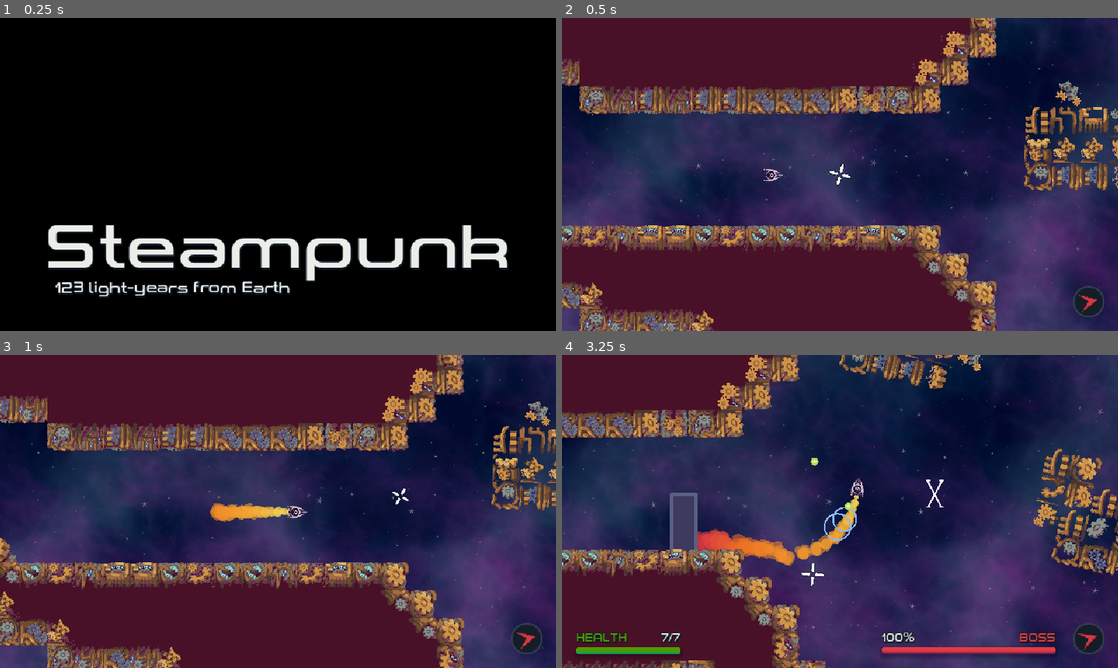
Above: before the commit, frames 1-4 (two rows, left to right).
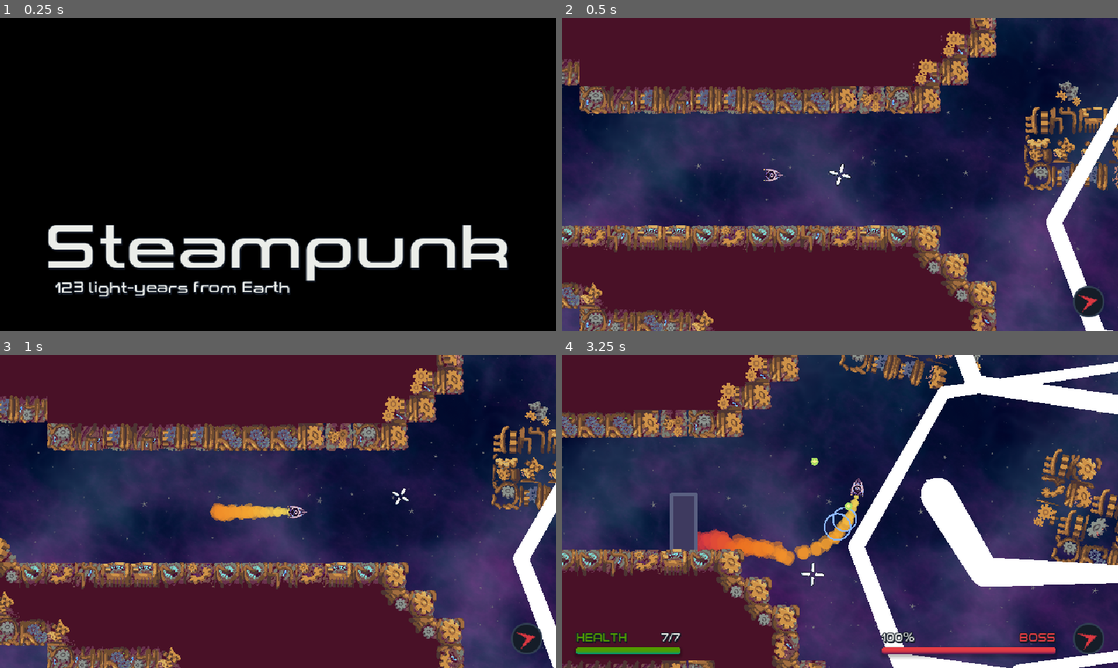
Above: after the commit, the same moments.

Repository: Yoshiip/boss-rush-jam-2024
Game: Godot game, scene res://levels/fights/steampunk/steampunk_fight.tscn
Two runs of this game, one before a commit and one after it. Both use one fixed random seed, a clock stepped at 60 frames per second and the inputs below. This scene is started directly instead of the project's main scene. The engine's default icon, where the game draws it, is replaced by a stand-in: a white triangle on a blue panel in a dark square.
Inputs (mouse positions are in pixels of both pictures, inside the frame that each line leads up to):
- Up to frame 1 (0.25 s): no input
- Up to frame 2 (0.5 s): no input
- Up to frame 3 (1 s): tap Enter at 0.5 s; move the mouse to (400, 495) at 0.52 s; hold D (move_right) from 0.53 s (still down); tap Shift (dash) at 0.6 s
- Up to frame 4 (3.25 s): move the mouse to (728, 527) at 1.27 s; release D (move_right) at 1.28 s; hold S (move_down) 1.28-2.03 s; click (728, 527) at 1.35 s; move the mouse to (895, 442) at 2.02 s; hold D (move_right) 2.03-2.78 s; tap Space (weapon_toggle) at 2.1 s; move the mouse to (812, 574) at 2.77 s; hold W (move_up) from 2.78 s (still down); tap Shift (dash) at 2.85 s

Frame 1 is identical in both runs. In frame 2, 1.9% of the frame differs, in the area x 87-100%, y 25-100%; in frame 3, 1.5%; in frame 4, 9.8%, in the area x 51-100%, y 0-100%.

Commit message:
compressed audio files

Diff:
--- a/entities/Damaging Parts/spike_ball.gd
+++ b/entities/Damaging Parts/spike_ball.gd
@@ -11,7 +11,7 @@
 	$Sprite.scale = $Sprite.scale.lerp(Vector2.ONE, delta * 2.0)
 
 
-func take_damage(_amount: float) -> void:
+func take_damage(_amount: int) -> void:
 	pass
 
 func _on_body_entered(body: Node2D) -> void:
--- a/entities/area_enemy.gd
+++ b/entities/area_enemy.gd
@@ -17,7 +17,7 @@
 
 func _dead() -> void:
 	$Sprite.texture = dead_texture
-	$Death.play()
+	$Death.call_deferred("play")
 	var tween := get_tree().create_tween().bind_node(self)
 	tween.tween_property($Sprite.material, "shader_parameter/modulate", Color.DIM_GRAY, 0.5)
 	camera.add_trauma(10)
@@ -26,7 +26,7 @@
 	$CollisionShape.queue_free()
 	reparent(get_tree().current_scene)
 
-func take_damage(amount: float) -> void:
+func take_damage(amount: int) -> void:
 	health -= amount
 	camera.add_trauma(2)
 
--- a/entities/character_body_enemy.gd
+++ b/entities/character_body_enemy.gd
@@ -15,7 +15,7 @@
 
 @export var dead_texture: CompressedTexture2D
 
-func take_damage(amount: float) -> void:
+func take_damage(amount: int) -> void:
 	health -= amount
 	camera.add_trauma(2)
 
--- a/entities/core/core.gd
+++ b/entities/core/core.gd
@@ -43,7 +43,7 @@
 		call_deferred("add_sibling", bullet)
 
 
-func take_damage(amount: float) -> void:
+func take_damage(amount: int) -> void:
 	health -= amount
 	_shoot_circle(1 + randi() % 6)
 	if  phase < stats.phases.size() && health <= stats.phases[phase] * max_health:
--- a/entities/digit/digit.gd
+++ b/entities/digit/digit.gd
@@ -63,7 +63,7 @@
 var on := false
 var broken := false
 
-func take_damage(_amount: float) -> void:
+func take_damage(_amount: int) -> void:
 	if on or broken: return
 	$Sprites.scale = Vector2.ONE * 1.5
 	if not broken:
--- a/entities/digit/digit.tscn
+++ b/entities/digit/digit.tscn
@@ -8,6 +8,11 @@
 
 [sub_resource type="RectangleShape2D" id="RectangleShape2D_2l5v3"]
 size = Vector2(64, 64)
+
+[sub_resource type="Curve" id="Curve_aj8fj"]
+_data = [Vector2(0, 1), 0.0, 0.0, 0, 0, Vector2(0.2, 0.2), 0.0, 0.0, 0, 0, Vector2(0.8, 0.6), 0.0, 0.0, 0, 0, Vector2(1, 1), 0.0, 0.0, 0, 0]
+point_count = 4
+metadata/_snap_enabled = true
 
 [node name="Digit" type="Area2D" groups=["Enemy"]]
 collision_layer = 5
@@ -37,4 +42,12 @@
 stream = ExtResource("5_6uxjg")
 bus = &"Effects"
 
+[node name="ConnectLine" type="Line2D" parent="."]
+points = PackedVector2Array(-1, 2, 107, 180, 708, 189, 833, -132, 442, -296, 13, -233, -189, 121, -87, 387, 411, 459, 1005, 445, 1451, 137)
+width = 80.0
+width_curve = SubResource("Curve_aj8fj")
+joint_mode = 2
+begin_cap_mode = 2
+end_cap_mode = 2
+
 [connection signal="area_entered" from="." to="." method="_on_area_entered"]
--- a/ui/dialogue/game_dialogues.gd
+++ b/ui/dialogue/game_dialogues.gd
@@ -15,7 +15,6 @@
 static var INTRO_DIALOGUE: Array[String] = [
 	"Sigh... I shouldn’t have gambled after drinking last night, I lost everything...",
 	"How am I supposed to pay 923 701 in a week?",
-	"i:2",
 	"o:Ring ring..",
 	"Who is this? How did you access my communications system?",
 	"o: Congratulations, Mr. Vander. You’ve been selected for an exclusive employment opportunity with CosmiCapital Corporation. You start today.",
--- a/ui/upgrades/upgrades.gd
+++ b/ui/upgrades/upgrades.gd
@@ -26,7 +26,7 @@
 func _upgrade_mouse_entered(upgrade: Panel) -> void:
 	description.text = upgrade.description
 
-func _upgrade_mouse_exited(upgrade: Panel) -> void:
+func _upgrade_mouse_exited(_upgrade: Panel) -> void:
 	description.text = ""
 
 func _upgrade_added_point(new_level: int, max_level: int) -> void:
Not shown, added: audios/effects/compressed/boss-anger_compressed.wav.import
Not shown, added: audios/effects/compressed/bounce_compressed.wav.import
Not shown, added: audios/effects/compressed/dash_compressed.wav.import
Not shown, added: audios/effects/compressed/death_compressed.wav.import
Not shown, added: audios/effects/compressed/dialogue_next_compressed.wav.import
Not shown, added: audios/effects/compressed/explosion-big_compressed.wav.import
Not shown, added: audios/effects/compressed/explosion-mid2_compressed.wav.import
Not shown, added: audios/effects/compressed/hit_compressed.wav.import
Not shown, added: audios/effects/compressed/shoot1_compressed.wav.import
Not shown, added: audios/effects/compressed/small-boom_compressed.wav.import
Not shown, added: audios/effects/compressed/upgrade_compressed.wav.import
Not shown: 1 places in entities/digit/digit.tscn that only renumber resources
(and 31 more such lines)
